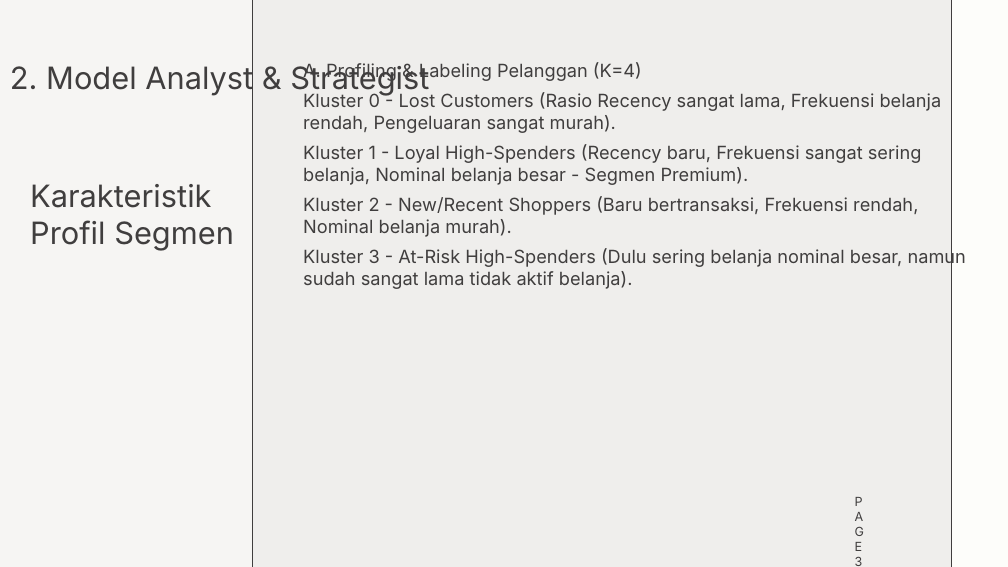
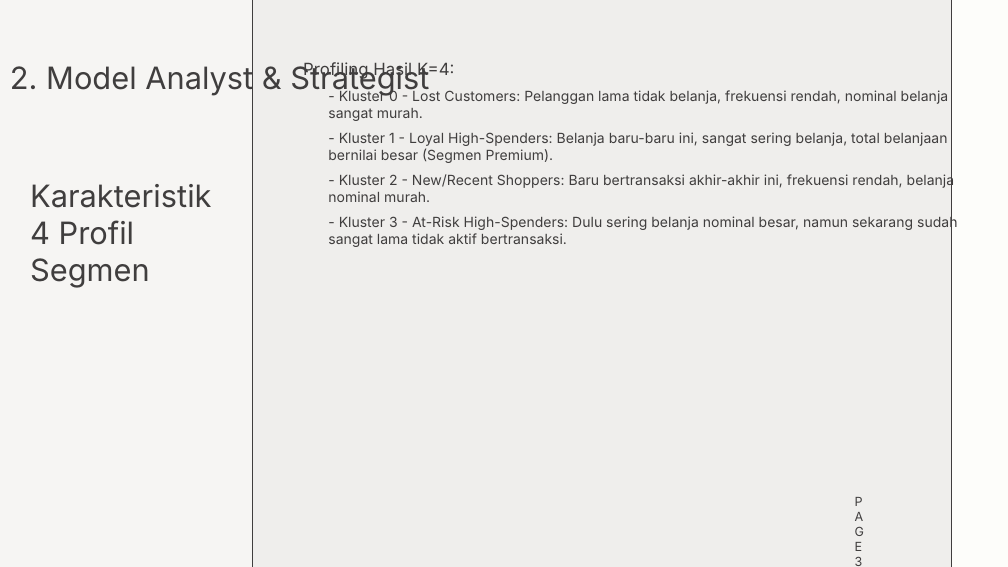
Before and after one commit to chilmi89/e_commerce_olist, a slide deck: slide 3 of 0023_studi_kasus1_materi_4_achmad_chilmi.pptx. Drawn at 1008x567 pixels with LibreOffice and Linux fonts; fonts in the diff are those of the drawing. Boxes give left, top, right and bottom in pixels: in the first picture for what was removed or moved away, otherwise in the second. Text is boxed around its words. In the diff, an @@ line names an element or a change of style, - is before the commit and + after.

```diff
--- a/0023_studi_kasus1_materi_4_achmad_chilmi.pptx
+++ b/0023_studi_kasus1_materi_4_achmad_chilmi.pptx
@@ text at [303,62,957,247]: text changed; size 26 to 20 pt @@
-A. Profiling & Labeling Pelanggan (K=4)
-Kluster 0 - Lost Customers (Rasio Recency sangat lama, Frekuensi belanja rendah, Pengeluaran sangat murah).
-Kluster 1 - Loyal High-Spenders (Recency baru, Frekuensi sangat sering belanja, Nominal belanja besar - Segmen Premium).
-Kluster 2 - New/Recent Shoppers (Baru bertransaksi, Frekuensi rendah, Nominal belanja murah).
-Kluster 3 - At-Risk High-Spenders (Dulu sering belanja nominal besar, namun sudah sangat lama tidak aktif belanja).
+Profiling Hasil K=4:
+  - Kluster 0 - Lost Customers: Pelanggan lama tidak belanja, frekuensi rendah, nominal belanja sangat murah.
+  - Kluster 1 - Loyal High-Spenders: Belanja baru-baru ini, sangat sering belanja, total belanjaan bernilai besar (Segmen Premium).
+  - Kluster 2 - New/Recent Shoppers: Baru bertransaksi akhir-akhir ini, frekuensi rendah, belanja nominal murah.
+  - Kluster 3 - At-Risk High-Spenders: Dulu sering belanja nominal besar, namun sekarang sudah sangat lama tidak aktif bertransaksi.
@@ text at [30,184,211,288]: text changed @@
-Karakteristik Profil Segmen
+Karakteristik 4 Profil Segmen
```
Also in this commit, not shown: 3 other slides changed, 1 slide added, 1 other file.
